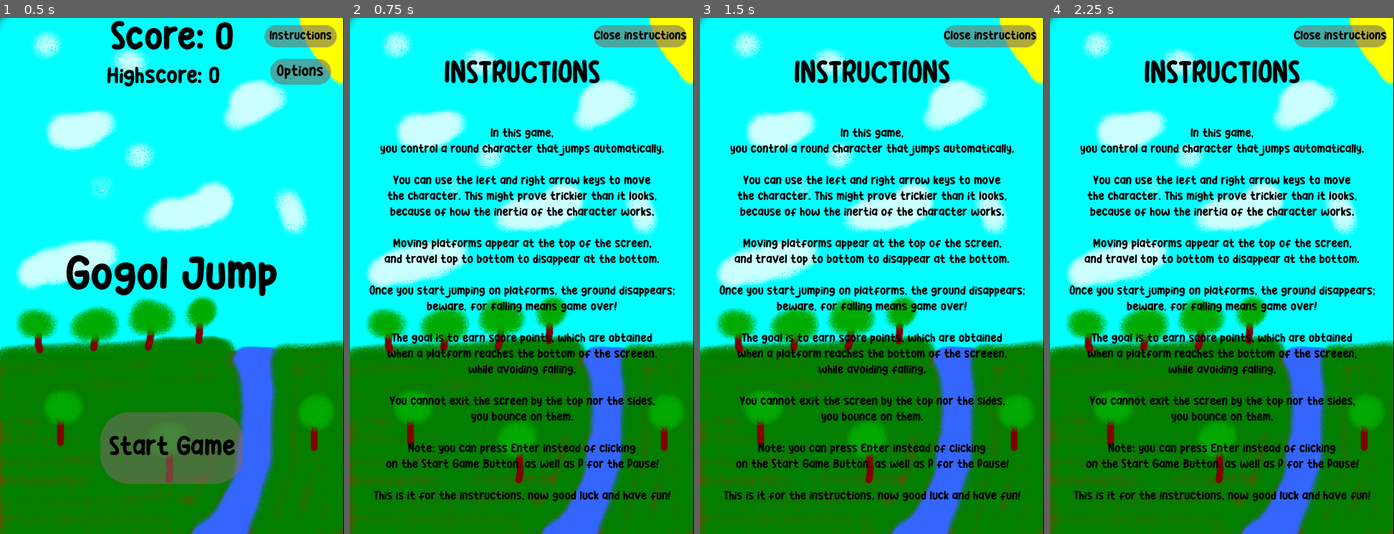
Above: before the commit, frames 1-4 (left to right).
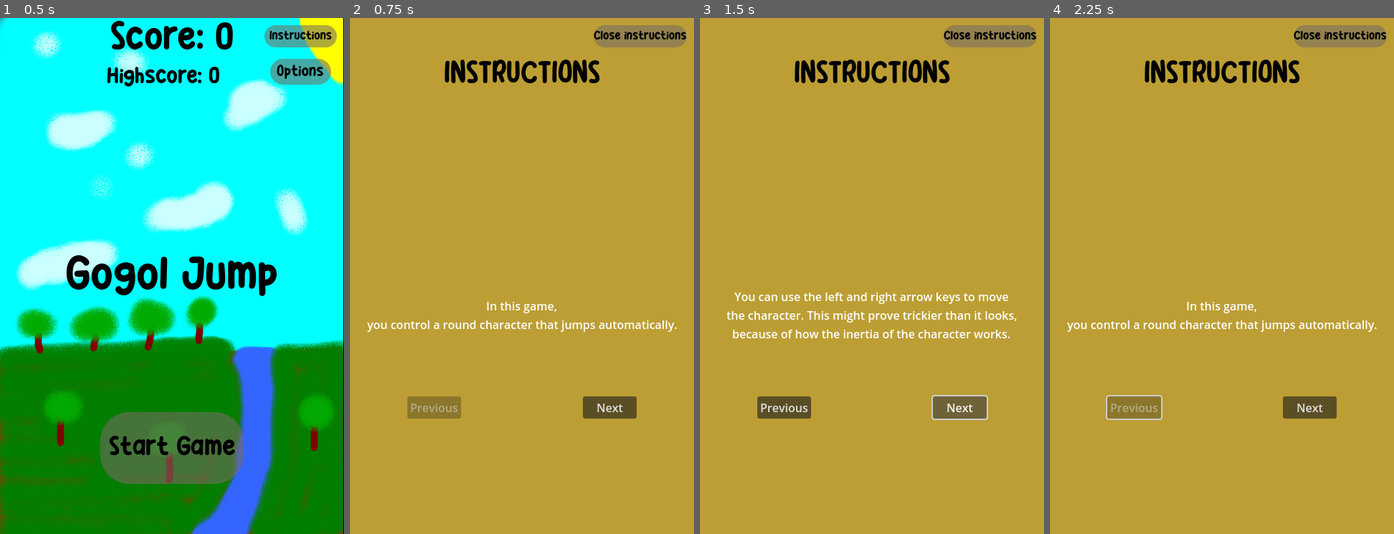
Above: after the commit, the same moments.

Repository: SpaceMonkey-MH/GogolJump
Game: Godot game, scene res://Scenes/Main/main.tscn
Two runs of this game, one before a commit and one after it. Both use one fixed random seed, a clock stepped at 60 frames per second and the inputs below.
Inputs (mouse positions are in pixels of both pictures, inside the frame that each line leads up to):
- Up to frame 1 (0.5 s): no input
- Up to frame 2 (0.75 s): click "Instructions" at 0.5 s
- Up to frame 3 (1.5 s): click (961, 405) at 1.25 s, where only the run after the commit has a clickable "Next"
- Up to frame 4 (2.25 s): click (1132, 405) at 2 s, where only the run after the commit has a clickable "Previous"

Frame 1 is identical in both runs. In frame 2, 99% of the frame differs, in the area x 0-100%, y 0-100%; in frame 3, 99%; in frame 4, 99%.

Commit message:
Changed instructions
The instructions are now displayed in a simple carousel of texts. It is ugly for now, but functional still.

Diff:
--- a/Scenes/HUD/instructions_hud.gd
+++ b/Scenes/HUD/instructions_hud.gd
@@ -2,14 +2,26 @@
 
 signal close_instructions
 
+var instructions
+var max_panes = 6
+var pane_count = 0
+
 # Called when the node enters the scene tree for the first time.
 func _ready():
 	hide()
-	# Trying to have the font size scale with window size.
+	# Trying to have the font size scale with window size. This doesn't work very well...
 #	$Instructions.add_theme_font_size_override("font_size", 16)	# Normal font size!
 	var font_size = int((float(abs(get_window().size.y)) / 720) * 16)
-#	print(font_size)
-	$Instructions.add_theme_font_size_override("font_size", font_size)
+##	print(font_size)
+#	$Instructions/Instructions.add_theme_font_size_override("font_size", font_size)
+	instructions = $Instructions.get_children()
+	for instruction in instructions:
+		instruction.add_theme_font_size_override("font_size", font_size)
+		instruction.hide()
+
+	$PreviousButton.disabled = true
+	instructions[pane_count].show()
+
 
 
 # Called every frame. 'delta' is the elapsed time since the previous frame.
@@ -19,8 +31,54 @@
 #		print("oui")
 
 
+'''Text of the instructions (2023/10/07):
+	In this game,
+you control a round character that jumps automatically.
+
+You can use the left and right arrow keys to move
+the character. This might prove trickier than it looks,
+because of how the inertia of the character works.
+
+Moving platforms appear at the top of the screen,
+and travel top to bottom to disappear at the bottom.
+
+Once you start jumping on platforms, the ground disappears;
+beware, for falling means game over!
+
+The goal is to earn score points, which are obtained
+when a platform reaches the bottom of the screeen,
+while avoiding falling.
+
+You cannot exit the screen by the top nor the sides,
+you bounce on them.
+
+Note: you can press Enter instead of clicking
+on the Start Game Button, as well as P for the Pause!
+
+This is it for the instructions, now good luck and have fun!'''
+
 
 
 func _on_close_instructions_button_pressed():
 	hide()
 	close_instructions.emit()
+
+
+func _on_next_button_pressed():
+	instructions[pane_count].hide()
+	pane_count += 1
+	$PreviousButton.disabled = false
+	if pane_count >= max_panes - 1:
+		$NextButton.disabled = true
+	print("next :", pane_count)
+	instructions[pane_count].show()
+
+
+func _on_previous_button_pressed():
+	instructions[pane_count].hide()
+	pane_count -= 1
+	$NextButton.disabled = false
+	if pane_count <= 0 :
+		$PreviousButton.disabled = true
+	print("previous :", pane_count)
+	instructions[pane_count].show()
--- a/Scenes/HUD/instructions_hud.tscn
+++ b/Scenes/HUD/instructions_hud.tscn
@@ -32,6 +32,11 @@
 
 [node name="InstructionsHUD" type="CanvasLayer"]
 script = ExtResource("1_v46e1")
+
+[node name="ColorRect" type="ColorRect" parent="."]
+offset_right = 480.0
+offset_bottom = 720.0
+color = Color(0.737255, 0.619608, 0.203922, 1)
 
 [node name="CloseInstructionsButton" type="Button" parent="."]
 anchors_preset = 1
@@ -68,45 +73,142 @@
 horizontal_alignment = 1
 vertical_alignment = 1
 
-[node name="Instructions" type="Label" parent="."]
-anchors_preset = 8
-anchor_left = 0.5
-anchor_top = 0.5
-anchor_right = 0.5
-anchor_bottom = 0.5
-offset_left = -236.0
-offset_top = -244.0
-offset_right = 237.0
-offset_bottom = 354.0
-grow_horizontal = 2
-grow_vertical = 2
-theme_override_colors/font_color = Color(0, 0, 0, 1)
-theme_override_fonts/font = ExtResource("2_n0sjr")
+[node name="Instructions" type="Control" parent="."]
+layout_mode = 3
+anchors_preset = 0
+offset_top = 109.0
+offset_right = 480.0
+offset_bottom = 720.0
+
+[node name="Instruction1" type="Label" parent="Instructions"]
+layout_mode = 1
+anchors_preset = 8
+anchor_left = 0.5
+anchor_top = 0.5
+anchor_right = 0.5
+anchor_bottom = 0.5
+offset_left = -150.0
+offset_top = -225.0
+offset_right = 150.0
+offset_bottom = 225.0
+grow_horizontal = 2
+grow_vertical = 2
 text = "In this game,
-you control a round character that jumps automatically.
-
-You can use the left and right arrow keys to move
+you control a round character that jumps automatically."
+horizontal_alignment = 1
+vertical_alignment = 1
+
+[node name="Instruction2" type="Label" parent="Instructions"]
+layout_mode = 1
+anchors_preset = 8
+anchor_left = 0.5
+anchor_top = 0.5
+anchor_right = 0.5
+anchor_bottom = 0.5
+offset_left = -150.0
+offset_top = -225.0
+offset_right = 150.0
+offset_bottom = 225.0
+grow_horizontal = 2
+grow_vertical = 2
+text = "You can use the left and right arrow keys to move
 the character. This might prove trickier than it looks,
-because of how the inertia of the character works.
-
-Moving platforms appear at the top of the screen,
+because of how the inertia of the character works."
+horizontal_alignment = 1
+vertical_alignment = 1
+
+[node name="Instruction3" type="Label" parent="Instructions"]
+layout_mode = 1
+anchors_preset = 8
+anchor_left = 0.5
+anchor_top = 0.5
+anchor_right = 0.5
+anchor_bottom = 0.5
+offset_left = -150.0
+offset_top = -225.0
+offset_right = 150.0
+offset_bottom = 225.0
+grow_horizontal = 2
+grow_vertical = 2
+text = "Moving platforms appear at the top of the screen,
 and travel top to bottom to disappear at the bottom.
 
 Once you start jumping on platforms, the ground disappears;
-beware, for falling means game over!
-
-The goal is to earn score points, which are obtained
+beware, for falling means game over!"
+horizontal_alignment = 1
+vertical_alignment = 1
+
+[node name="Instruction4" type="Label" parent="Instructions"]
+layout_mode = 1
+anchors_preset = 8
+anchor_left = 0.5
+anchor_top = 0.5
+anchor_right = 0.5
+anchor_bottom = 0.5
+offset_left = -150.0
+offset_top = -225.0
+offset_right = 150.0
+offset_bottom = 225.0
+grow_horizontal = 2
+grow_vertical = 2
+text = "The goal is to earn score points, which are obtained
 when a platform reaches the bottom of the screeen,
 while avoiding falling.
 
 You cannot exit the screen by the top nor the sides,
-you bounce on them.
-
-Note: you can press Enter instead of clicking
-on the Start Game Button, as well as P for the Pause!
-
-This is it for the instructions, now good luck and have fun!"
-horizontal_alignment = 1
-vertical_alignment = 1
+you bounce on them."
+horizontal_alignment = 1
+vertical_alignment = 1
+
+[node name="Instruction5" type="Label" parent="Instructions"]
+layout_mode = 1
+anchors_preset = 8
+anchor_left = 0.5
+anchor_top = 0.5
+anchor_right = 0.5
+anchor_bottom = 0.5
+offset_left = -150.0
+offset_top = -225.0
+offset_right = 150.0
+offset_bottom = 225.0
+grow_horizontal = 2
+grow_vertical = 2
+text = "Note: you can press Enter instead of clicking
+on the Start Game Button, as well as P for the Pause!"
+horizontal_alignment = 1
+vertical_alignment = 1
+
+[node name="Instruction6" type="Label" parent="Instructions"]
+layout_mode = 1
+anchors_preset = 8
+anchor_left = 0.5
+anchor_top = 0.5
+anchor_right = 0.5
+anchor_bottom = 0.5
+offset_left = -150.0
+offset_top = -225.0
+offset_right = 150.0
+offset_bottom = 225.0
+grow_horizontal = 2
+grow_vertical = 2
+text = "This is it for the instructions, now good luck and have fun!"
+horizontal_alignment = 1
+vertical_alignment = 1
+
+[node name="NextButton" type="Button" parent="."]
+offset_left = 325.0
+offset_top = 528.0
+offset_right = 400.0
+offset_bottom = 559.0
+text = "Next"
+
+[node name="PreviousButton" type="Button" parent="."]
+offset_left = 80.0
+offset_top = 528.0
+offset_right = 155.0
+offset_bottom = 559.0
+text = "Previous"
 
 [connection signal="pressed" from="CloseInstructionsButton" to="." method="_on_close_instructions_button_pressed"]
+[connection signal="pressed" from="NextButton" to="." method="_on_next_button_pressed"]
+[connection signal="pressed" from="PreviousButton" to="." method="_on_previous_button_pressed"]
--- a/Scenes/HUD/pause_screen_hud.gd
+++ b/Scenes/HUD/pause_screen_hud.gd
@@ -23,6 +23,7 @@
 
 func _on_end_button_pressed():
 	# This method does not save the score (I think).
+	# This is not exactly satisfying because it doesn't show the Game Over. // Maybe it shouldn't ?
 #	get_tree().change_scene_to_file("res://Scenes/Main/main.tscn")
 
 	game_ended.emit()
--- a/Scenes/Main/background.tscn
+++ b/Scenes/Main/background.tscn
@@ -1,6 +1,6 @@
 [gd_scene load_steps=5 format=3 uid="uid://r6fsnlh2ty2d"]
 
-[ext_resource type="Script" path="res://background.gd" id="1_475y5"]
+[ext_resource type="Script" path="res://Scenes/Main/background.gd" id="1_kcjlh"]
 [ext_resource type="Texture2D" uid="uid://coydwxsre4d3s" path="res://Sprites/Platforms/Normal/Platform_1.png" id="2_jpf2g"]
 [ext_resource type="Texture2D" uid="uid://dcm3nx2kasf2i" path="res://Sprites/Platforms/Normal/Platform_2.png" id="3_1wtts"]
 
@@ -25,7 +25,7 @@
 
 [node name="Background" type="Node2D"]
 z_index = -1
-script = ExtResource("1_475y5")
+script = ExtResource("1_kcjlh")
 
 [node name="AnimatableBody2D" type="AnimatableBody2D" parent="."]
 
--- a/Scenes/Main/main.gd
+++ b/Scenes/Main/main.gd
@@ -29,7 +29,7 @@
 #	platform_positions = [$PlatformPositions/PlatformPos1]
 #	print(platform_positions)
 	# new_game()
-	print(background_rate)
+#	print(background_rate)
 
 
 # Called every frame. 'delta' is the elapsed time since the previous frame.
--- a/Scenes/Main/main.tscn
+++ b/Scenes/Main/main.tscn
@@ -6,7 +6,7 @@
 [ext_resource type="PackedScene" uid="uid://r6fsnlh2ty2d" path="res://Scenes/Main/background.tscn" id="4_7q5e1"]
 [ext_resource type="PackedScene" uid="uid://buett1qyui77u" path="res://Scenes/Player/playerbis.tscn" id="4_44phr"]
 [ext_resource type="PackedScene" uid="uid://d3h1mcp7snohv" path="res://Scenes/Platform/moving_platform.tscn" id="4_bvxep"]
-[ext_resource type="PackedScene" uid="uid://bdc5630p27s30" path="res://Scenes/death_zone.tscn" id="5_i6nd2"]
+[ext_resource type="PackedScene" uid="uid://bdc5630p27s30" path="res://Scenes/Main/death_zone.tscn" id="5_i6nd2"]
 [ext_resource type="PackedScene" uid="uid://d2j5xf044aly4" path="res://Scenes/HUD/hud.tscn" id="6_wrhyc"]
 [ext_resource type="PackedScene" uid="uid://b4du3bttuqpsk" path="res://Scenes/HUD/instructions_hud.tscn" id="7_68s3j"]
 [ext_resource type="PackedScene" uid="uid://dq864rx68rvhi" path="res://Scenes/HUD/pause_screen_hud.tscn" id="9_qedv1"]
Renamed: background.gd -> Scenes/Main/background.gd
Renamed: Scenes/death_zone.tscn -> Scenes/Main/death_zone.tscn
